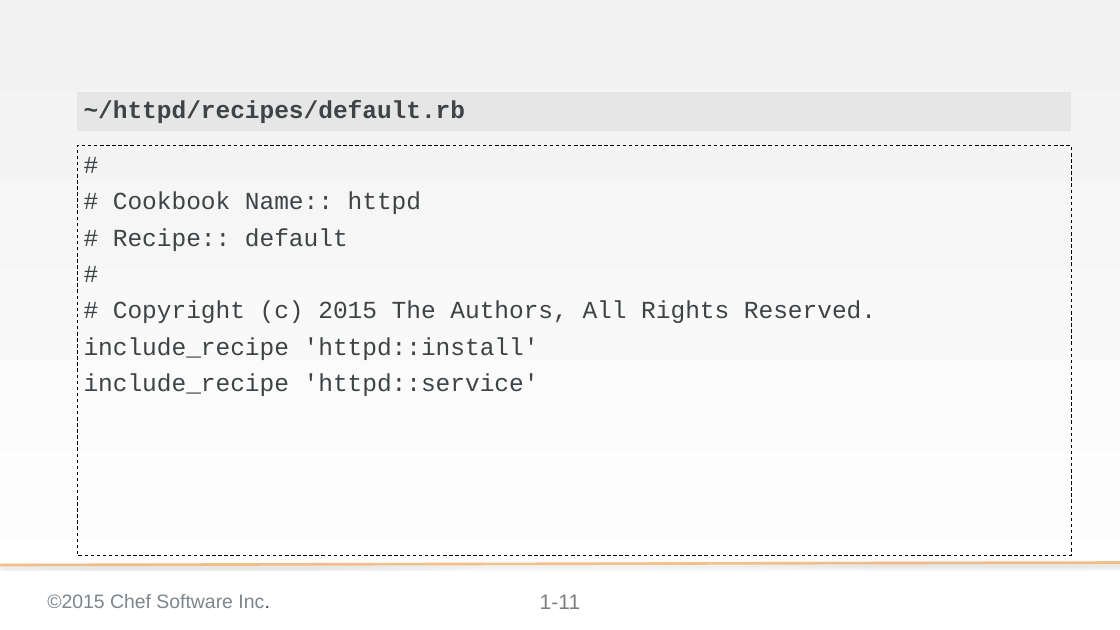
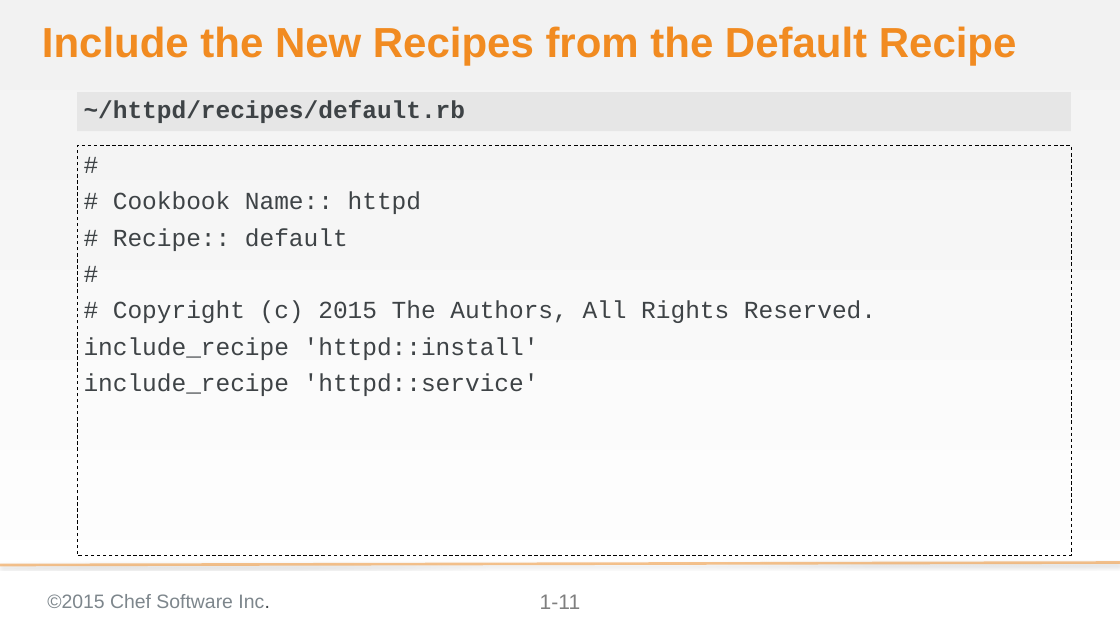
Before and after one commit to chef-training/test_driven_cookbook_development, a slide deck: slide 11 of 02-refactoring_cookbooks_with_tests.pptx. Drawn at 1120x630 pixels with LibreOffice and Linux fonts; fonts in the diff are those of the drawing; background and template pictures are left out. Boxes give left, top, right and bottom in pixels: in the first picture for what was removed or moved away, otherwise in the second. Text is boxed around its words. In the diff, an @@ line names an element or a change of style, - is before the commit and + after.

```diff
--- a/02-refactoring_cookbooks_with_tests.pptx
+++ b/02-refactoring_cookbooks_with_tests.pptx
@@ title added at box(42, 26, 1017, 65), 48 pt, text #F18B21, bold @@
+Include the New Recipes from the Default Recipe
```
Also in this commit, not shown: 15 other slides changed, 5 other files.
